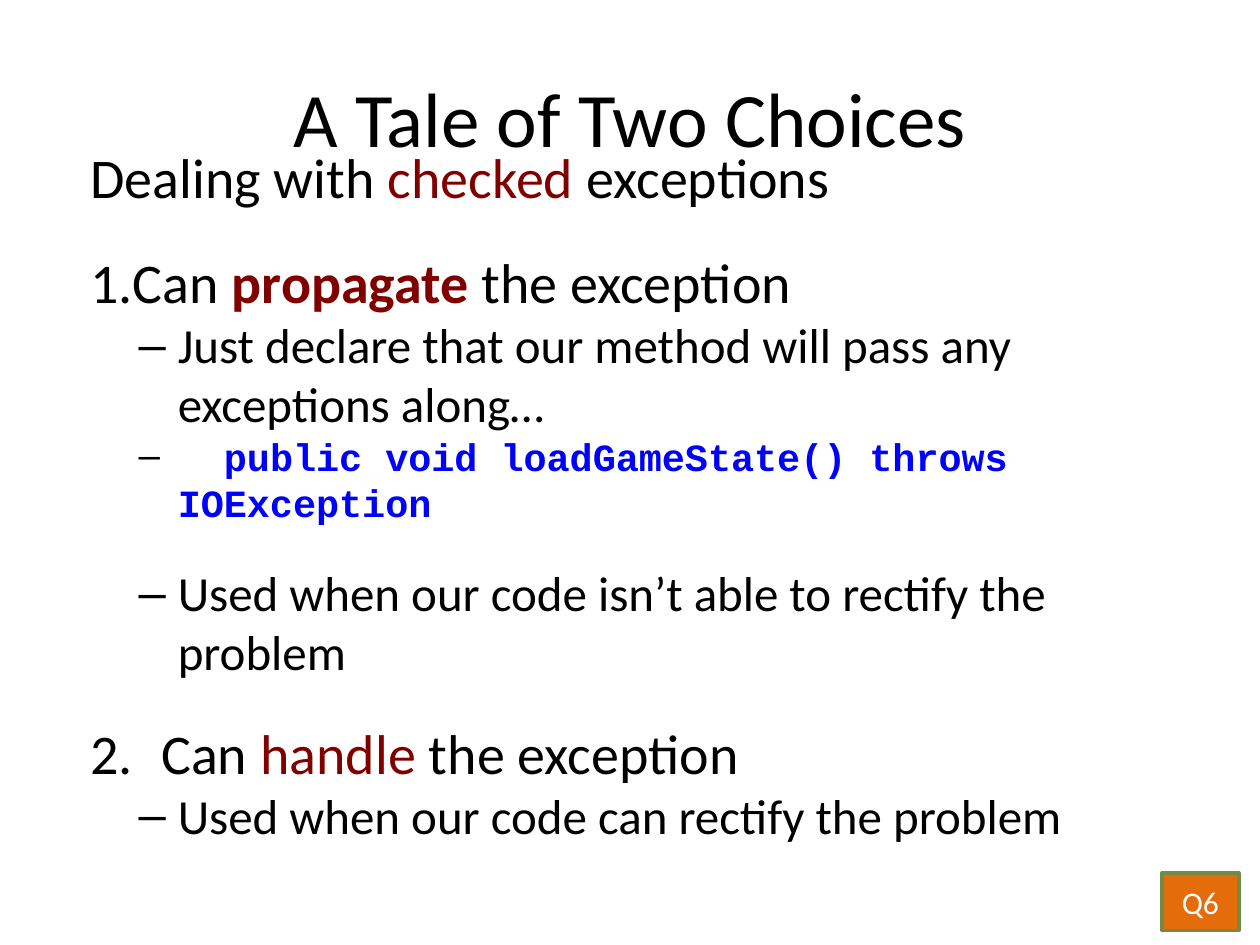
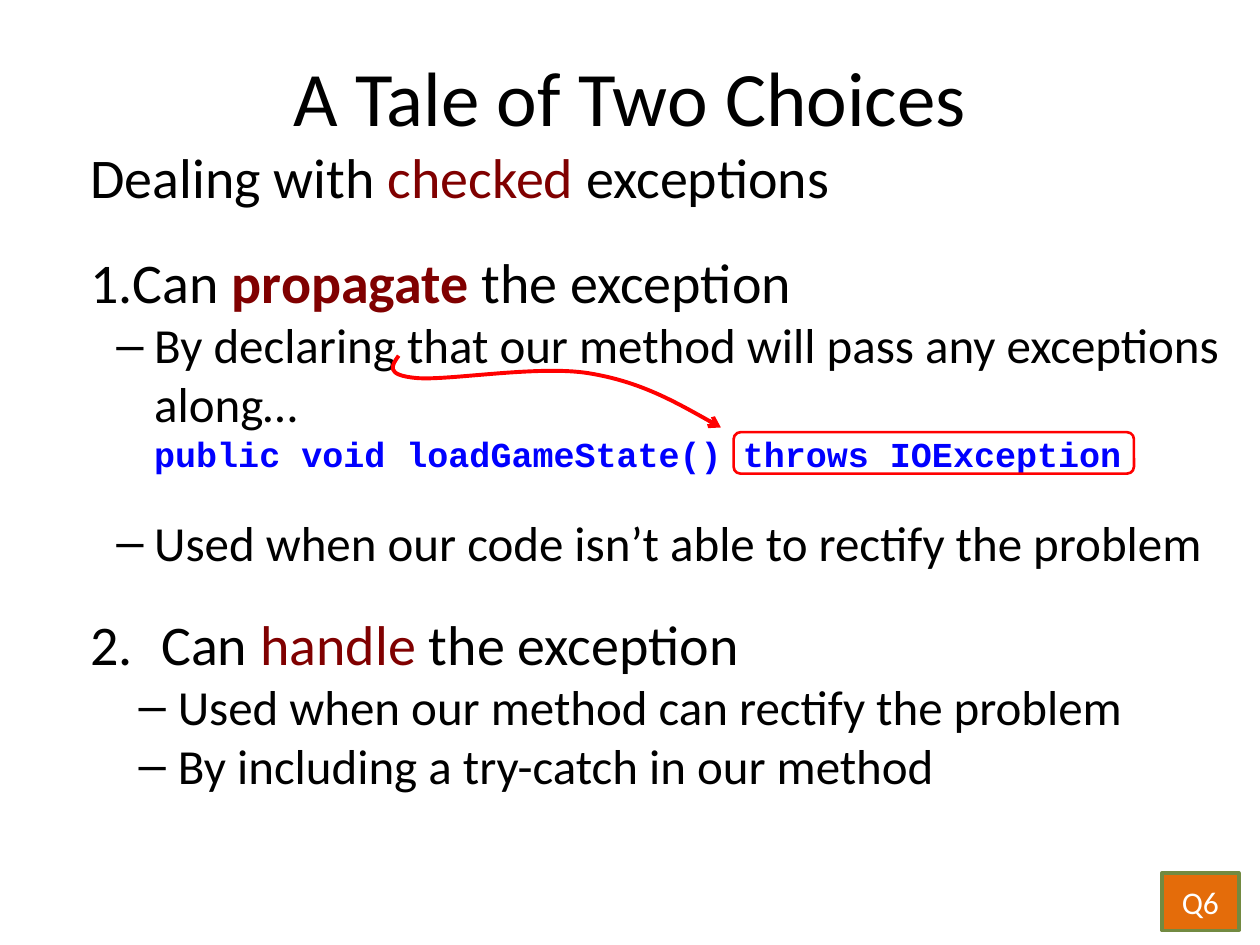
Before and after one commit to RHIT-CSSE/csse220, a slide deck: slide 23 of ClassMaterials/OOAndExceptions/Slides/OODFilesExceptions.pptx (slide 17 before the commit). Drawn at 1260x945 pixels with LibreOffice and Linux fonts; fonts in the diff are those of the drawing. Boxes give left, top, right and bottom in pixels: in the first picture for what was removed or moved away, otherwise in the second. Text is boxed around its words. In the diff, an @@ line names an element or a change of style, - is before the commit and + after.

```diff
--- a/ClassMaterials/OOAndExceptions/Slides/OODFilesExceptions.pptx
+++ b/ClassMaterials/OOAndExceptions/Slides/OODFilesExceptions.pptx
@@ text "A Tale of Two Choices" rewrapped from bbox=[293, 93, 966, 165] to bbox=[293, 72, 966, 127] @@
@@ text at bbox=[154, 329, 1219, 475]: text changed @@
-  – Just declare that our method will pass any exceptions along…
-  – public void loadGameState() throws IOException
+  – By declaring that our method will pass any exceptions along…
+    public void loadGameState() throws IOException
@@ freeform shape added at bbox=[393, 355, 721, 427], outline #FF0000 2.25 pt @@
@@ rounded rectangle added at bbox=[733, 432, 1134, 474], outline #FF0000 1.5 pt @@
@@ text at bbox=[154, 526, 1201, 569]: indent changed @@
@@ text at bbox=[178, 691, 1122, 793]: text changed @@
-  – Used when our code can rectify the problem
+  – Used when our method can rectify the problem
+  – By including a try-catch in our method
```
Also in this commit, not shown: 10 other slides changed, 8 slides added, 3 slides removed.
